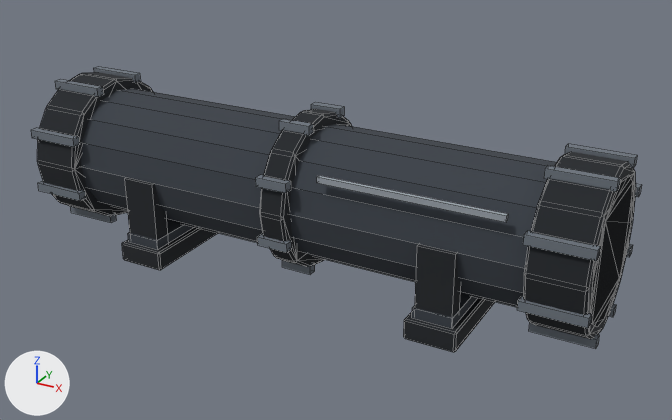
An edit to the FBX model Assets/_Project/Art/Environment/LabKit/Meshes/Pipe_Large_4m.fbx, drawn before and after from the same camera.
One viewpoint serves both versions: a 50 mm lens placed at (2.93, -5.01, 3.0), pointed at (0.16, 0.04, 0.48). The axes (+X, +Y, +Z) are drawn at lower left. The lights are the same throughout. The first picture is the older version. Mesh edges are drawn as thin lines.

Script lines for the objects in view, before the commit:
```python
mat_lab_gunmetal = principled_material('Lab_Gunmetal')
mat_lab_gunmetal.base_color = (0.0423, 0.0513, 0.0648)  # dark grey #3a4048
mat_lab_gunmetal.roughness = 1.0
mat_lab_metal = principled_material('Lab_Metal')
mat_lab_metal.base_color = (0.156, 0.181, 0.212)  # grey #6e767f
mat_lab_metal.roughness = 1.0
mat_lab_metaldark = principled_material('Lab_MetalDark')
mat_lab_metaldark.base_color = (0.0137, 0.0168, 0.0212)  # black #1f2328
mat_lab_metaldark.roughness = 1.0
me_pipe_large_4m = bpy.data.meshes.new('Pipe_Large_4m')
me_pipe_large_4m.from_pydata(...)  # 648 vertices, 698 faces; spans x -2.02..2.02, y -0.53..0.53, z 0.0..1.15
# faces by material slot: [56, 44, 448, 144, 6]
me_pipe_large_4m.materials.append(mat_lab_gunmetal)  # dark grey #3a4048
me_pipe_large_4m.materials.append(mat_lab_void)  # black #08090c
me_pipe_large_4m.materials.append(mat_lab_metaldark)  # black #1f2328
me_pipe_large_4m.materials.append(mat_lab_metal)  # grey #6e767f
me_pipe_large_4m.materials.append(mat_lab_steel)  # grey #9aa2aa
ob_pipe_large_4m = bpy.data.objects.new('Pipe_Large_4m', me_pipe_large_4m)
ob_pipe_large_4m.location = (0.0, 0.0, 0.0)
```
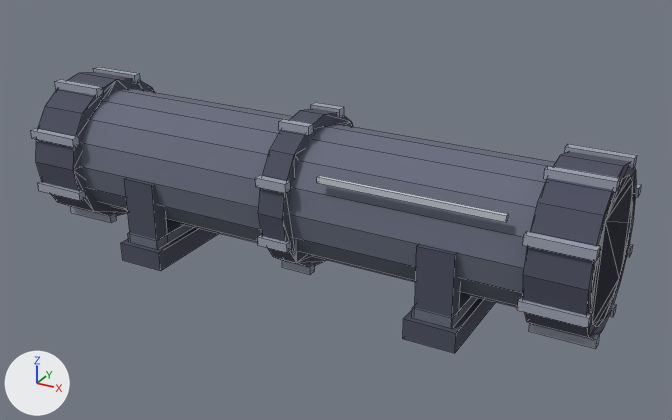
Pixel boxes (x1, y1, x2, y2) of what changed, in the pictures (672 x 420 px):
'Pipe_Large_4m', recoloured, reshaped (lighter): before (31, 67, 641, 352); after (31, 67, 641, 353)
part 1 of me_pipe_large_4m, added: after (36, 72, 154, 216)
part 2 of me_pipe_large_4m, added: after (523, 151, 636, 340)
part 3 of me_pipe_large_4m, added: after (258, 108, 353, 267)
part 4 of me_pipe_large_4m, added: after (121, 227, 219, 271)
part 5 of me_pipe_large_4m, added: after (403, 298, 496, 353)
part 6 of me_pipe_large_4m, deleted (black): before (37, 72, 153, 216)
part 7 of me_pipe_large_4m, deleted (black): before (524, 152, 636, 339)
part 8 of me_pipe_large_4m, deleted (black): before (260, 109, 351, 267)
part 9 of me_pipe_large_4m, deleted (black): before (122, 227, 218, 270)
part 10 of me_pipe_large_4m, deleted (black): before (404, 298, 495, 352)

What changed in the scene script:
```text
Change mat_lab_gunmetal:
    mat_lab_gunmetal.base_color: (0.0423, 0.0513, 0.0648) -> (0.138, 0.153, 0.209)  # dark grey #3a4048 -> greyish blue #686d7e
Change mat_lab_metaldark:
    mat_lab_metaldark.base_color: (0.0137, 0.0168, 0.0212) -> (0.0723, 0.0762, 0.117)  # black #1f2328 -> greyish blue #4c4e60
Change mat_lab_metal:
    mat_lab_metal.base_color: (0.156, 0.181, 0.212) -> (0.337, 0.361, 0.445)  # grey #6e767f -> grey #9da2b2
Change me_pipe_large_4m:
    used by ob_pipe_large_4m; location = (0.0, 0.0, 0.0)
    remove me_pipe_large_4m.from_pydata(...)  # 648 vertices, 698 faces; spans x -2.02..2.02, y -0.53..0.53, z 0.0..1.15
    add me_pipe_large_4m.from_pydata(...)  # 424 vertices, 418 faces; spans x -2.02..2.02, y -0.53..0.53, z 0.0..1.15
    me_pipe_large_4m part 1: a new loose piece, a 16-sided cylinder along x spanning x -2.0..-1.64, y -0.53..0.53, z 0.09..1.15, in mat_lab_metaldark (greyish blue #4c4e60)
    me_pipe_large_4m part 2: a new loose piece, a 16-sided cylinder along x spanning x 1.64..2.0, y -0.53..0.53, z 0.09..1.15, in mat_lab_metaldark (greyish blue #4c4e60)
    me_pipe_large_4m part 3: a new loose piece, a 16-sided cylinder along x spanning x -0.09..0.09, y -0.53..0.53, z 0.09..1.15, in mat_lab_metaldark (greyish blue #4c4e60)
    me_pipe_large_4m part 4: a new loose piece, a box spanning x -1.27..-0.93, y -0.52..0.52, z 0.0..0.14, in mat_lab_metaldark (greyish blue #4c4e60)
    me_pipe_large_4m part 5: a new loose piece, a box spanning x 0.93..1.27, y -0.52..0.52, z 0.0..0.14, in mat_lab_metaldark (greyish blue #4c4e60)
    me_pipe_large_4m part 6: the loose piece of 96 vertices spanning x -2.0..-1.64, y -0.53..0.53, z 0.09..1.15 is deleted
    me_pipe_large_4m part 7: the loose piece of 96 vertices spanning x 1.64..2.0, y -0.53..0.53, z 0.09..1.15 is deleted
    me_pipe_large_4m part 8: the loose piece of 96 vertices spanning x -0.09..0.09, y -0.53..0.53, z 0.09..1.15 is deleted
    me_pipe_large_4m part 9: the loose piece of 24 vertices spanning x -1.27..-0.93, y -0.52..0.52, z 0.0..0.14 is deleted
    me_pipe_large_4m part 10: the loose piece of 24 vertices spanning x 0.93..1.27, y -0.52..0.52, z 0.0..0.14 is deleted
```
